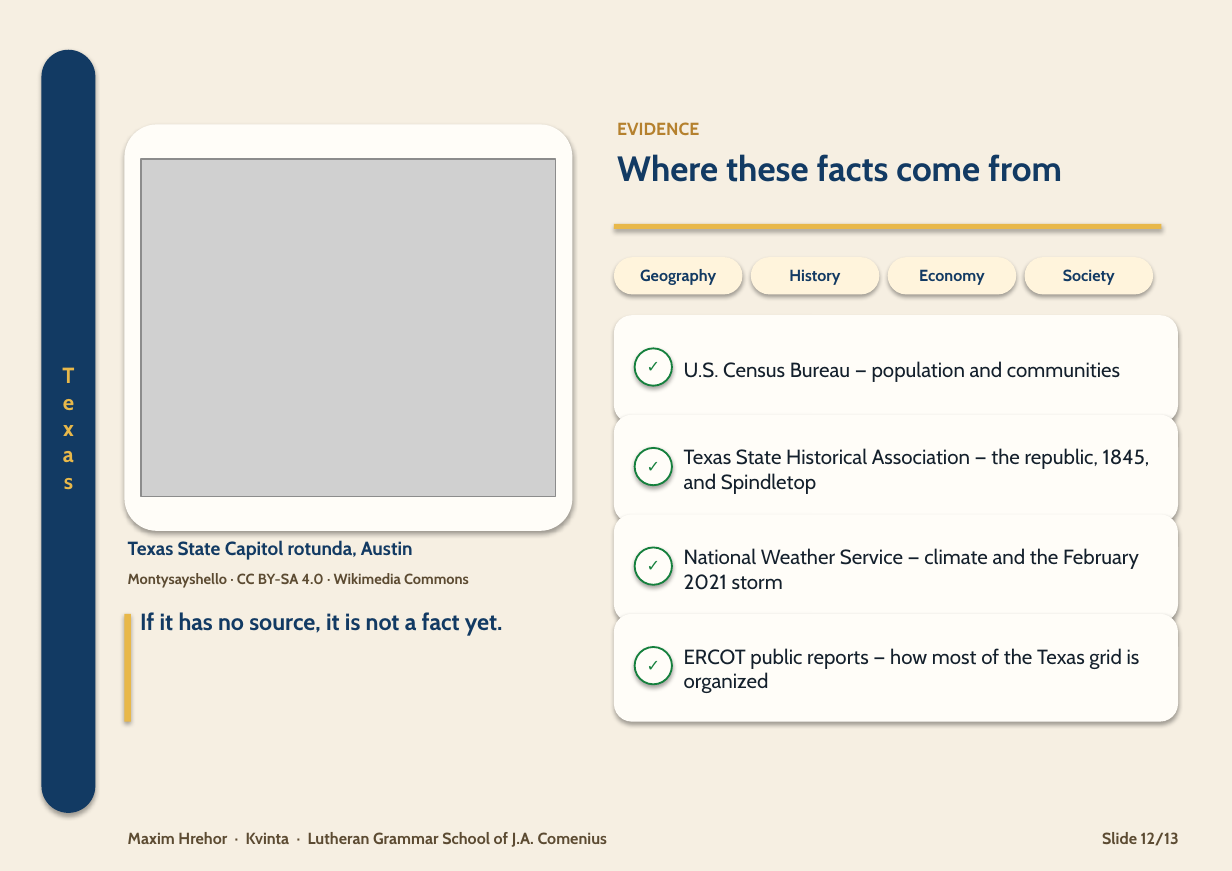
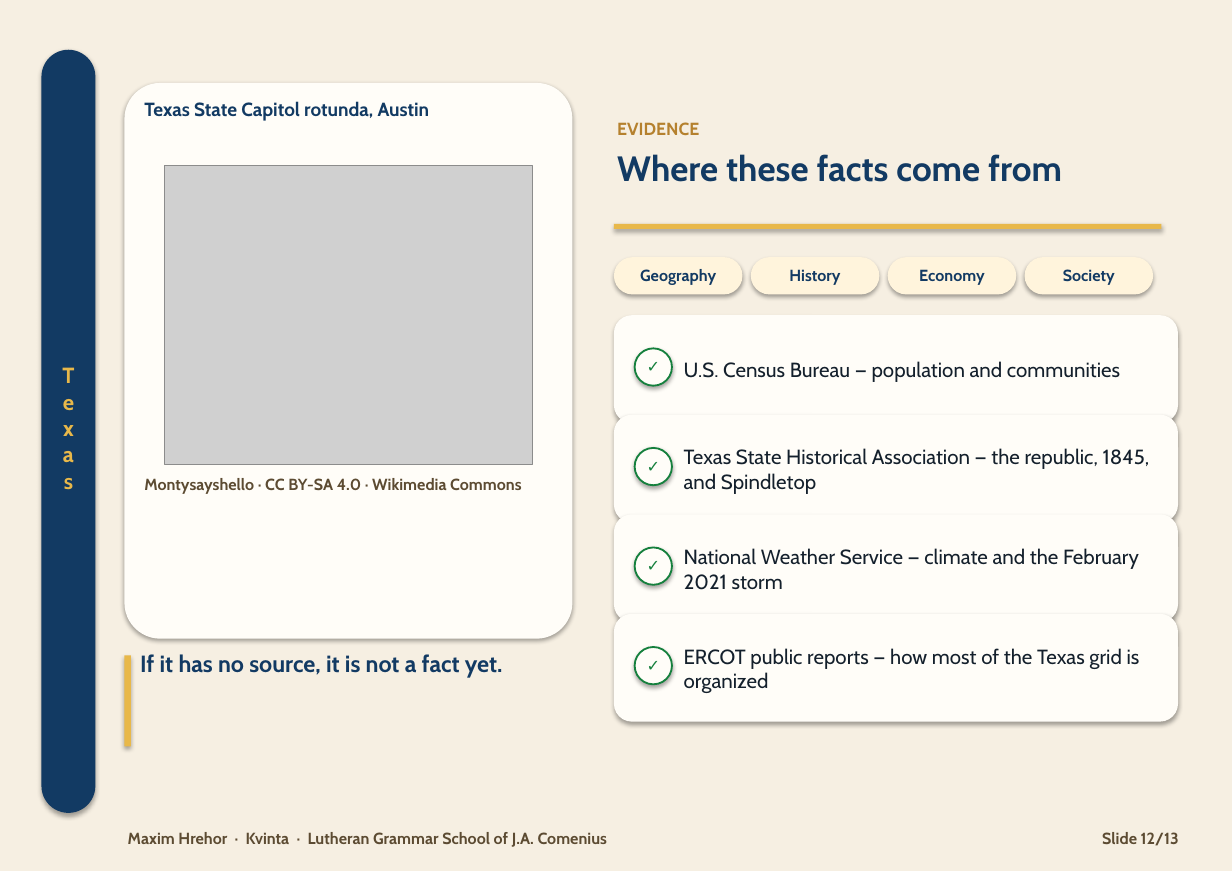
Before and after one commit to HenrichHrehor/Visualia, a slide deck: slide 12 of export/texas/ver2.pptx. Drawn at 1232x871 pixels with LibreOffice and Linux fonts; fonts in the diff are those of the drawing; grey boxes stand for pictures. Boxes give left, top, right and bottom in pixels: in the first picture for what was removed or moved away, otherwise in the second. Text is boxed around its words. In the diff, an @@ line names an element or a change of style, - is before the commit and + after.

```diff
--- a/export/texas/ver2.pptx
+++ b/export/texas/ver2.pptx
@@ rounded rectangle: place and size @@
-rounded rectangle at (124, 124, 572, 531)
+rounded rectangle at (124, 83, 572, 640)
@@ text "Texas State Capitol rotunda, Austin": place and size @@
-text "Texas State Capitol rotunda, Austin" at (128, 540, 413, 560)
+text "Texas State Capitol rotunda, Austin" at (144, 101, 430, 121)
@@ picture: place and size @@
-picture at (141, 159, 556, 496)
+picture at (164, 165, 532, 464)
@@ text "Montysayshello · CC BY-SA 4.0 ...": place and size @@
-text "Montysayshello · CC BY-SA 4.0 ..." at (128, 573, 469, 588)
+text "Montysayshello · CC BY-SA 4.0 ..." at (144, 478, 521, 494)
@@ text "Montysayshello · CC BY-SA 4.0 ..." at (144, 478, 521, 494): size 10 to 11 pt @@
@@ rectangle: place and size @@
-rectangle at (124, 614, 131, 722)
+rectangle at (124, 656, 131, 747)
@@ text "If it has no source, ...": place and size @@
-text "If it has no source, ..." at (140, 612, 503, 636)
+text "If it has no source, ..." at (140, 654, 503, 677)
```
Also in this commit, not shown: 12 other slides changed, 24 other files.
